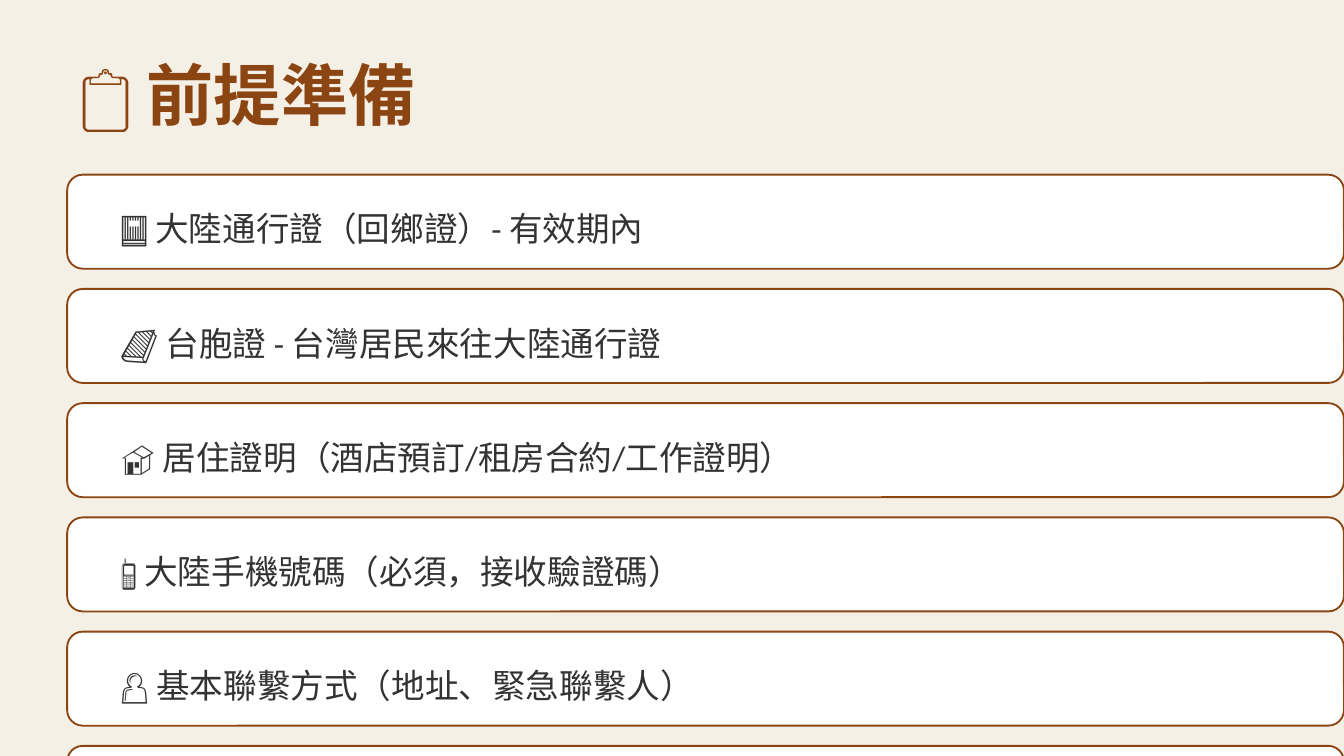
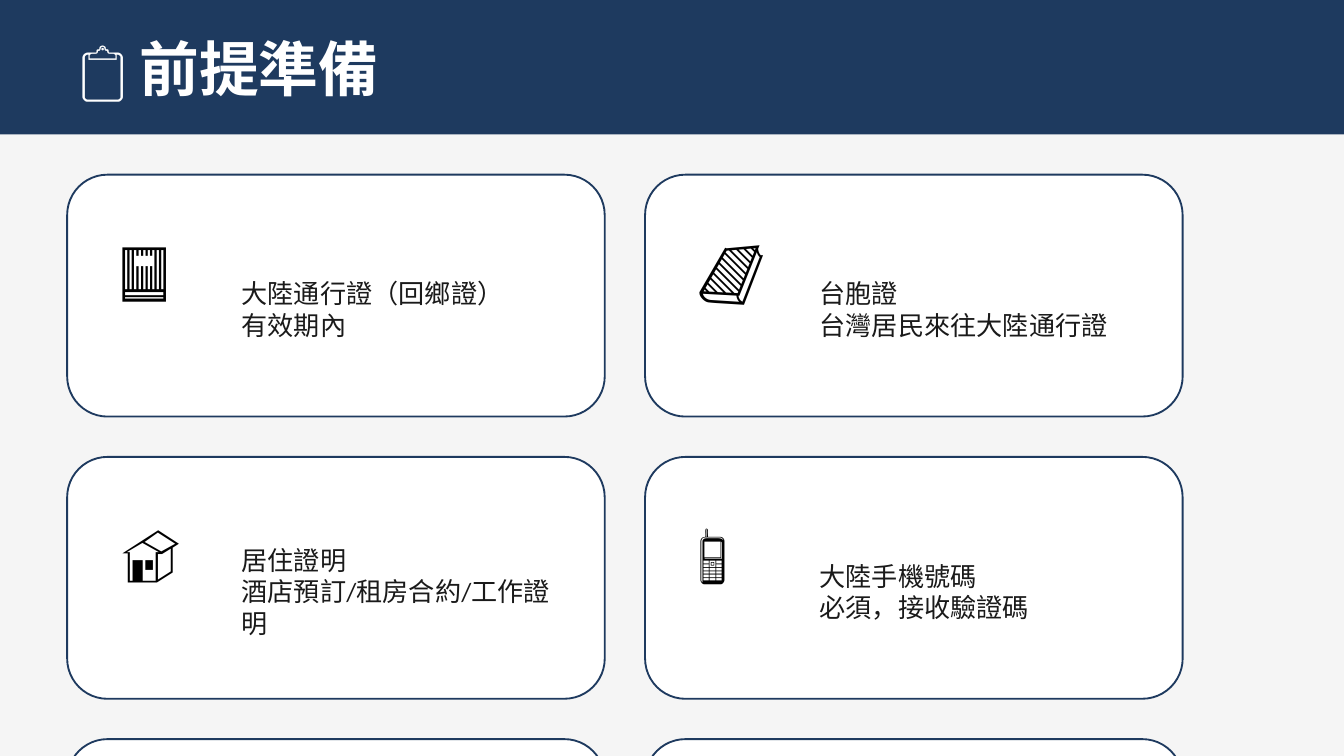
Before and after one commit to terryyehai/hongloumeng-reader, a slide deck: slide 2 of bank-account-guide.pptx. Drawn at 1344x756 pixels with LibreOffice and Linux fonts; fonts in the diff are those of the drawing. Boxes give left, top, right and bottom in pixels: in the first picture for what was removed or moved away, otherwise in the second. Text is boxed around its words. In the diff, an @@ line names an element or a change of style, - is before the commit and + after.

```diff
--- a/bank-account-guide.pptx
+++ b/bank-account-guide.pptx
@@ background #F5F0E6 to #F5F5F5 @@
@@ rectangle added at [0, 0, 1344, 134], fill #1E3A5F @@
@@ text "📋 前提準備": place and size @@
-text "📋 前提準備" at [147, 62, 416, 126]
+text "📋 前提準備" at [139, 40, 378, 97]
@@ text "📋 前提準備" at [139, 40, 378, 97]: size 36 to 32 pt, text colour #8B4513 to #FFFFFF @@
@@ rounded rectangle removed at [67, 175, 1344, 269] @@
@@ rounded rectangle added at [67, 175, 605, 417], fill #FFFFFF, outline #1E3A5F 1 pt @@
@@ rounded rectangle: place and size @@
-rounded rectangle at [67, 403, 1344, 497]
+rounded rectangle at [645, 175, 1183, 417]
@@ rounded rectangle at [645, 175, 1183, 417]: outline #8B4513 1 pt to #1E3A5F 1 pt @@
@@ text added at [108, 215, 215, 323], 32 pt, text #000000 @@
+📕
@@ text added at [685, 215, 793, 323], 32 pt, text #000000 @@
+📗
@@ rounded rectangle removed at [67, 289, 1344, 383] @@
@@ text at [242, 280, 504, 337]: text changed; size 18 to 14 pt; text colour #333333 to #1A1A1A @@
-📕 大陸通行證（回鄉證）- 有效期內
+大陸通行證（回鄉證）
+有效期內
@@ text at [820, 281, 1108, 337]: text changed; size 18 to 14 pt; text colour #333333 to #1A1A1A @@
-📗 台胞證 - 台灣居民來往大陸通行證
+台胞證
+台灣居民來往大陸通行證
@@ rounded rectangle added at [67, 457, 605, 699], fill #FFFFFF, outline #1E3A5F 1 pt @@
@@ rounded rectangle at [645, 457, 1183, 699]: outline #8B4513 1 pt to #1E3A5F 1 pt @@
@@ rounded rectangle: place and size @@
-rounded rectangle at [67, 746, 1344, 756]
+rounded rectangle at [645, 457, 1183, 699]
@@ text added at [108, 497, 215, 605], 32 pt, text #000000 @@
+🏠
@@ text added at [685, 497, 793, 605], 32 pt, text #000000 @@
+📱
@@ rounded rectangle removed at [67, 517, 1344, 612] @@
@@ text at [242, 548, 550, 635]: text changed; size 18 to 14 pt; text colour #333333 to #1A1A1A @@
-🏠 居住證明（酒店預訂/租房合約/工作證明）
+居住證明
+酒店預訂/租房合約/工作證明
@@ text at [820, 564, 1029, 620]: text changed; size 18 to 14 pt; text colour #333333 to #1A1A1A @@
-📱 大陸手機號碼（必須，接收驗證碼）
+大陸手機號碼
+必須，接收驗證碼
@@ rounded rectangle removed at [67, 632, 1344, 726] @@
@@ text removed at [156, 669, 694, 701] @@
-👤 基本聯繫方式（地址、緊急聯繫人）
@@ rounded rectangle added at [67, 739, 605, 756], fill #FFFFFF, outline #1E3A5F 1 pt @@
@@ rounded rectangle added at [645, 739, 1183, 756], fill #FFFFFF, outline #1E3A5F 1 pt @@
```
Also in this commit, not shown: 6 other slides changed.
